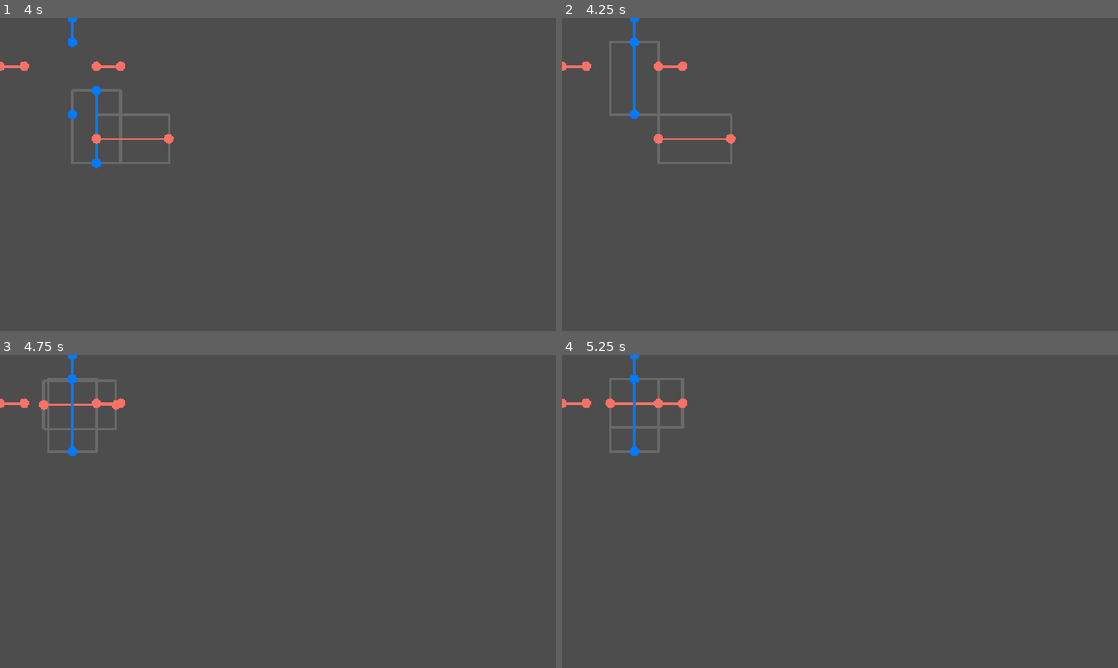
Above: before the commit, frames 1-4 (two rows, left to right).
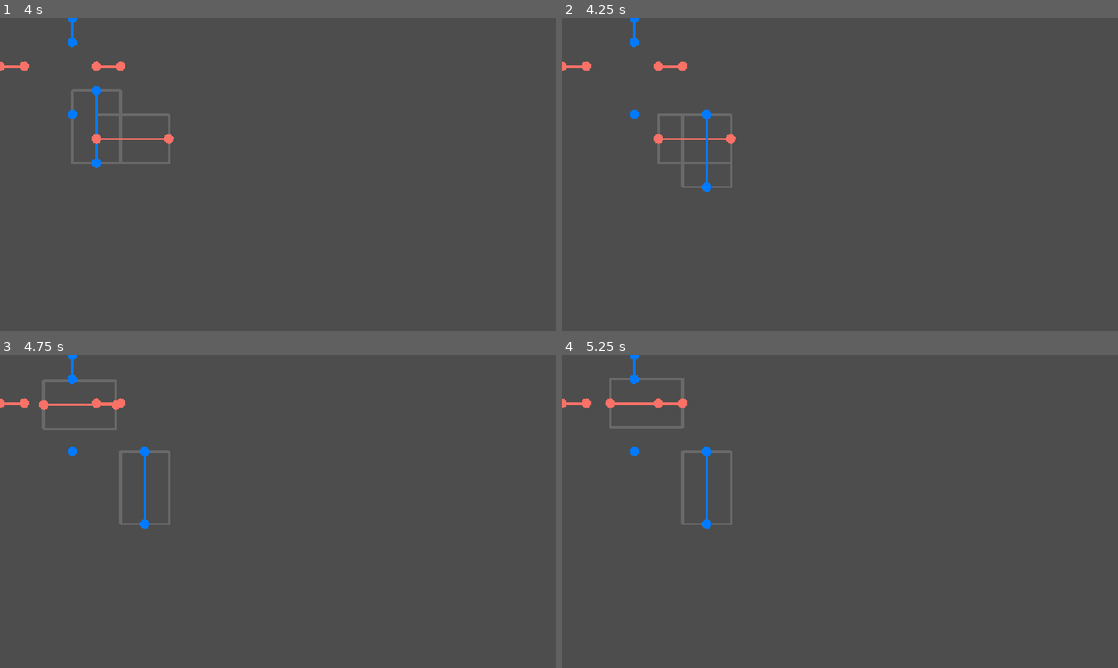
Above: after the commit, the same moments.

Repository: WishingWillow/photoshop-game
Game: Godot game, scene res://Tests/simple_circuit_test.tscn
The game is run twice, just before and just after one commit, with the same random seed, the same clock (stepped at 60 frames per second) and the same inputs. This scene is started directly instead of the project's main scene.
Inputs (mouse positions are in pixels of both pictures, inside the frame that each line leads up to):
- Up to frame 1 (4 s): tap Enter at 0.5, 2 s; move the mouse to (400, 158) at 0.52 s; hold Middle mouse button (camera_drag_mod) 0.53-1.25 s; click (400, 158) at 0.67 s; tap Space at 1.25, 2.75 s; drag from (166, 190) to (250, 237) at 1.27 s; move the mouse to (333, 105) at 2.02 s; hold Middle mouse button (camera_drag_mod) 2.03-2.75 s; click (333, 105) at 2.17 s; drag from (22, 43) to (111, 127) at 2.77 s; drag from (72, 89) to (305, 174) at 3.52 s
- Up to frame 2 (4.25 s): no input
- Up to frame 3 (4.75 s): drag from (111, 464) to (50, 380) at 4.27 s
- Up to frame 4 (5.25 s): move the mouse to (867, 511) at 5.02 s; hold Middle mouse button (camera_drag_mod) from 5.03 s (still down); click (867, 511) at 5.17 s

Frame 1 is identical in both runs. In frame 2, 0.7% of the frame differs, in the area x 8-31%, y 7-56%; in frame 3, 0.8%; in frame 4, 0.8%.

Commit message:
adding layer intersection and live level completion tracking

Diff:
--- a/Scripts/Global/util.gd
+++ b/Scripts/Global/util.gd
@@ -45,3 +45,9 @@
 	collision_shape.polygon = points
 	area.add_child(collision_shape)
 	return area
+
+
+static func create_static_signal(obj : GDScript, signal_name : String, signal_args : Array = []) -> Signal:
+	# https://stackoverflow.com/questions/77026156/how-to-write-a-static-event-emitter-in-gdscript
+	obj.add_user_signal(signal_name, signal_args)
+	return Signal(obj, signal_name)
--- a/Scripts/abstract_layer.gd
+++ b/Scripts/abstract_layer.gd
@@ -7,6 +7,19 @@
 var mouse_over : bool = false
 ## mouse_down state is set manually, trumping mouse_over which is set by area signals
 var mouse_down : bool = false
+
+@export var data : LayerData
+
+static var notify_layer_placement : Signal = Util.create_static_signal(
+	AbstractLayer,
+	"notify_layer_placement",
+	[{"name" : "layer", "type" : TYPE_OBJECT}])
+
+var rect : Rect2:
+	get:
+		return Rect2(position, Util.scale_vec_to_unit_size(data.size))
+
+var playspace_coords := Vector2i.ZERO
 
 
 func _unhandled_input(event: InputEvent) -> void:
@@ -21,10 +34,11 @@
 		mouse_down = false
 		Mouse.unfollow_mouse(self)
 		snap_to_playspace()
+		notify_layer_placement.emit(self)
+
 
 func snap_to_playspace() -> void:
-	@warning_ignore_start("narrowing_conversion")
 	var play_x_coord := snappedi(position.x, Consts.UNIT_SCALE)
 	var play_y_coord := snappedi(position.y, Consts.UNIT_SCALE)
-	@warning_ignore_restore("narrowing_conversion")
 	position = Vector2(play_x_coord, play_y_coord)
+	playspace_coords = position / Consts.UNIT_SCALE
--- a/Scripts/layer.gd
+++ b/Scripts/layer.gd
@@ -3,9 +3,6 @@
 ## without the game/scene running.
 class_name Layer
 extends AbstractLayer
-
-## The resource that stores the shape and contents of a layer
-@export var data : LayerData
 
 ## An array of segments that's populated using the data in data
 var circuit_segments : Array[CircuitSegment] = []
--- a/Scripts/level.gd
+++ b/Scripts/level.gd
@@ -2,8 +2,6 @@
 ## as a LayerData
 class_name Level
 extends AbstractLayer
-
-@export var data : LayerData
 
 ## A map of circuit color to the corresponding array of segments (the array is untyped because
 ## nested static typing is not allowed)
@@ -11,6 +9,9 @@
 
 ## A map of cap color to all caps of that color (non-typed array of CircuitCaps)
 var circuit_caps : Dictionary[Consts.CircuitColor, Array]
+
+## all layers that are currently registered to (used inside) this level
+var layers : Array[Layer]
 
 class CapPair:
 	var start : CircuitCap
@@ -26,6 +27,18 @@
 func _ready() -> void:
 	_init_segments()
 	_init_caps()
+
+	notify_layer_placement.connect(check_layer_intersection)
+
+
+func check_layer_intersection(layer : AbstractLayer) -> void:
+	if layer.rect.intersects(rect):
+		register_layer(layer)
+		layer.set_level_position(self, layer.playspace_coords - playspace_coords)
+		print("checking level complete: ", check_complete())
+
+	elif layers.has(layer):
+		unregister_layer(layer)
 
 
 func _init_segments() -> void:
@@ -103,9 +116,21 @@
 	return false
 
 
-## TODO: for now, layer addition is not reversible
 func register_layer(layer : Layer) -> void:
+	if layers.has(layer): return
 	for segment in layer.circuit_segments:
 		circuit_segments.get_or_add(segment.color, []).append(segment)
 		circuit_caps.get_or_add(segment.color, []).append(segment.start_cap)
 		circuit_caps[segment.color].append(segment.end_cap)
+	layers.append(layer)
+	print("registered ", layer)
+
+
+func unregister_layer(layer : Layer) -> void:
+	if not layers.has(layer): return
+	for segment in layer.circuit_segments:
+		circuit_segments[segment.color].erase(segment)
+		circuit_caps[segment.color].erase(segment.start_cap)
+		circuit_caps[segment.color].erase(segment.end_cap)
+	layers.erase(layer)
+	print("unregistered ", layer)
--- a/Scripts/playspace.gd
+++ b/Scripts/playspace.gd
@@ -19,6 +19,7 @@
 	z_as_relative = false
 	queue_redraw()
 
+
 func _draw() -> void:
 	# playspace size should be recalculated when drawing to display in the editor properly
 	if Engine.is_editor_hint():
--- a/playspace.tscn
+++ b/playspace.tscn
@@ -2,10 +2,85 @@
 
 [ext_resource type="Script" uid="uid://bbo6xxrspebam" path="res://Scripts/playspace.gd" id="1_altua"]
 [ext_resource type="Script" uid="uid://b4og7va0hatyf" path="res://Scripts/bounded_camera.gd" id="2_6ity8"]
-[ext_resource type="PackedScene" uid="uid://uo014v70qrti" path="res://Tests/drag_test.tscn" id="3_6ity8"]
+[ext_resource type="Script" uid="uid://dp3hhgt553i2x" path="res://Scripts/layer.gd" id="3_r8vwo"]
+[ext_resource type="Script" uid="uid://d3caukbg170et" path="res://Scripts/Resource Definitions/circuit_data.gd" id="4_5fnqf"]
+[ext_resource type="Script" uid="uid://ciogh5wk1jw2j" path="res://Scripts/Resource Definitions/integer_line.gd" id="5_efgcv"]
+[ext_resource type="Script" uid="uid://blbxmua7tt4nf" path="res://Scripts/Resource Definitions/layer_data.gd" id="6_juysu"]
+[ext_resource type="Script" uid="uid://dgcvil2fki4os" path="res://Scripts/level.gd" id="7_14a7j"]
+
+[sub_resource type="Resource" id="Resource_u4y3q"]
+script = ExtResource("5_efgcv")
+points = Array[Vector2i]([Vector2i(0, 1), Vector2i(3, 1)])
+metadata/_custom_type_script = "uid://ciogh5wk1jw2j"
+
+[sub_resource type="Resource" id="Resource_s1fgm"]
+script = ExtResource("4_5fnqf")
+segments = Array[ExtResource("5_efgcv")]([SubResource("Resource_u4y3q")])
+metadata/_custom_type_script = "uid://d3caukbg170et"
+
+[sub_resource type="Resource" id="Resource_ot2dp"]
+script = ExtResource("6_juysu")
+size = Vector2i(3, 2)
+circuits = Array[ExtResource("4_5fnqf")]([SubResource("Resource_s1fgm")])
+metadata/_custom_type_script = "uid://blbxmua7tt4nf"
+
+[sub_resource type="Resource" id="Resource_1mxx1"]
+script = ExtResource("5_efgcv")
+points = Array[Vector2i]([Vector2i(1, 0), Vector2i(1, 3)])
+metadata/_custom_type_script = "uid://ciogh5wk1jw2j"
+
+[sub_resource type="Resource" id="Resource_t6prb"]
+script = ExtResource("4_5fnqf")
+color = 1
+segments = Array[ExtResource("5_efgcv")]([SubResource("Resource_1mxx1")])
+metadata/_custom_type_script = "uid://d3caukbg170et"
+
+[sub_resource type="Resource" id="Resource_y0c2t"]
+script = ExtResource("6_juysu")
+size = Vector2i(2, 3)
+circuits = Array[ExtResource("4_5fnqf")]([SubResource("Resource_t6prb")])
+metadata/_custom_type_script = "uid://blbxmua7tt4nf"
+
+[sub_resource type="Resource" id="Resource_rwdny"]
+script = ExtResource("5_efgcv")
+points = Array[Vector2i]([Vector2i(0, 2), Vector2i(1, 2)])
+metadata/_custom_type_script = "uid://ciogh5wk1jw2j"
+
+[sub_resource type="Resource" id="Resource_ylsqn"]
+script = ExtResource("5_efgcv")
+points = Array[Vector2i]([Vector2i(4, 2), Vector2i(5, 2)])
+metadata/_custom_type_script = "uid://ciogh5wk1jw2j"
+
+[sub_resource type="Resource" id="Resource_202fc"]
+script = ExtResource("4_5fnqf")
+segments = Array[ExtResource("5_efgcv")]([SubResource("Resource_rwdny"), SubResource("Resource_ylsqn")])
+metadata/_custom_type_script = "uid://d3caukbg170et"
+
+[sub_resource type="Resource" id="Resource_lpouj"]
+script = ExtResource("5_efgcv")
+points = Array[Vector2i]([Vector2i(3, 4)])
+metadata/_custom_type_script = "uid://ciogh5wk1jw2j"
+
+[sub_resource type="Resource" id="Resource_dcmyu"]
+script = ExtResource("5_efgcv")
+points = Array[Vector2i]([Vector2i(3, 1), Vector2i(3, 0)])
+metadata/_custom_type_script = "uid://ciogh5wk1jw2j"
+
+[sub_resource type="Resource" id="Resource_cpq2q"]
+script = ExtResource("4_5fnqf")
+color = 1
+segments = Array[ExtResource("5_efgcv")]([SubResource("Resource_lpouj"), SubResource("Resource_dcmyu")])
+metadata/_custom_type_script = "uid://d3caukbg170et"
+
+[sub_resource type="Resource" id="Resource_gxmvg"]
+script = ExtResource("6_juysu")
+size = Vector2i(5, 4)
+circuits = Array[ExtResource("4_5fnqf")]([SubResource("Resource_202fc"), SubResource("Resource_cpq2q")])
+metadata/_custom_type_script = "uid://blbxmua7tt4nf"
 
 [node name="Playspace" type="Node2D" unique_id=263223627]
-z_index = -2
+z_index = -3
+z_as_relative = false
 script = ExtResource("1_altua")
 
 [node name="Camera2D" type="Camera2D" parent="." unique_id=1777739184]
@@ -14,4 +89,19 @@
 editor_draw_drag_margin = true
 script = ExtResource("2_6ity8")
 
-[node name="test2" parent="." unique_id=2127906253 instance=ExtResource("3_6ity8")]
+[node name="test2" type="Node2D" parent="." unique_id=2127906253]
+
+[node name="Layer1" type="Node2D" parent="test2" unique_id=577652057]
+script = ExtResource("3_r8vwo")
+data = SubResource("Resource_ot2dp")
+metadata/_custom_type_script = "uid://dp3hhgt553i2x"
+
+[node name="Layer2" type="Node2D" parent="test2" unique_id=1073684216]
+script = ExtResource("3_r8vwo")
+data = SubResource("Resource_y0c2t")
+metadata/_custom_type_script = "uid://dp3hhgt553i2x"
+
+[node name="Level" type="Node2D" parent="test2" unique_id=171202069]
+script = ExtResource("7_14a7j")
+data = SubResource("Resource_gxmvg")
+metadata/_custom_type_script = "uid://dgcvil2fki4os"
